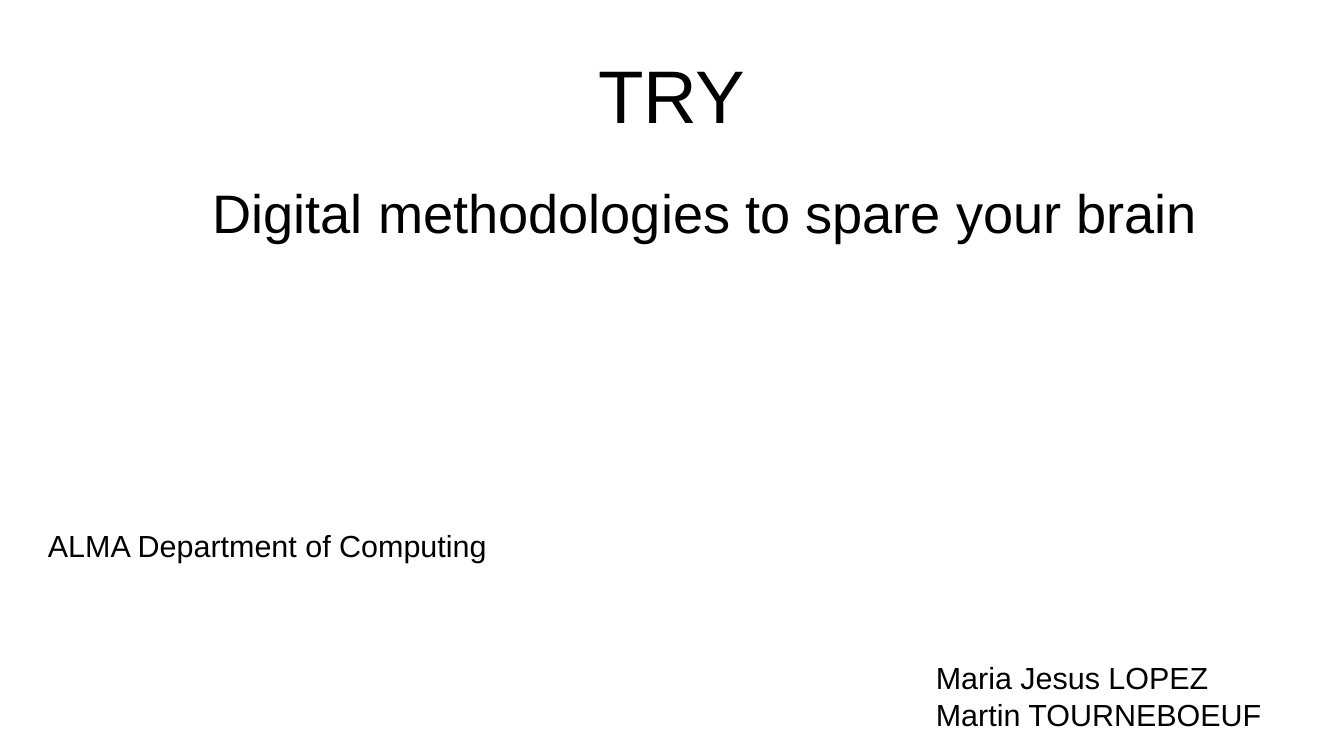
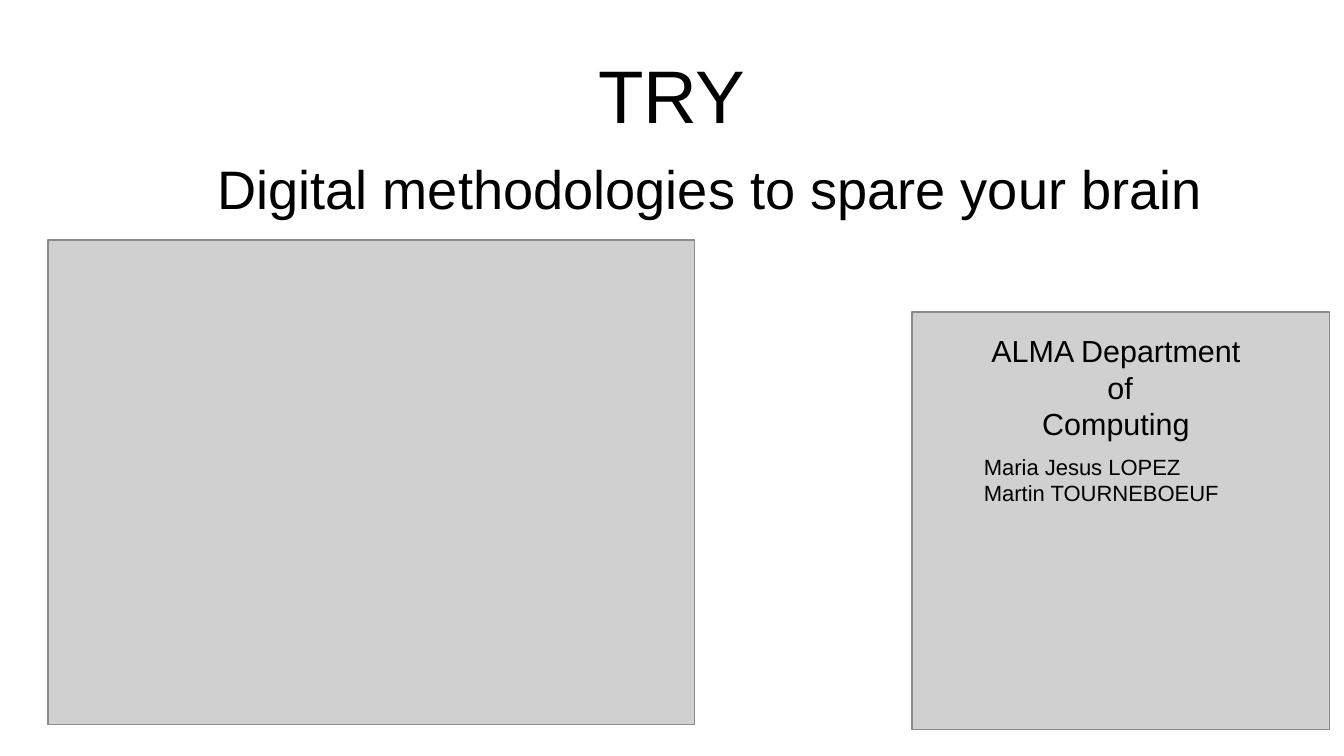
Before and after one commit to tinmarino/try, a slide deck: slide 1 of res/1_intro.odp. Drawn at 1344x756 pixels with LibreOffice and Linux fonts; fonts in the diff are those of the drawing; grey boxes stand for pictures. Boxes give left, top, right and bottom in pixels: in the first picture for what was removed or moved away, otherwise in the second. Text is boxed around its words. In the diff, an @@ line names an element or a change of style, - is before the commit and + after.

```diff
--- a/res/1_intro.odp
+++ b/res/1_intro.odp
@@ subtitle "Digital methodologies to spare your ...": place and size @@
-subtitle "Digital methodologies to spare your ..." at (213,193,1196,242)
+subtitle "Digital methodologies to spare your ..." at (217,169,1201,218)
@@ picture added at (48,240,695,726) @@
@@ picture added at (912,312,1331,731) @@
@@ text at (991,341,1240,441): text changed @@
-ALMA Department of Computing
+ALMA Department
+of
+Computing
@@ text "Maria Jesus LOPEZ Martin TOURNEBOEUF": place and size @@
-text "Maria Jesus LOPEZ Martin TOURNEBOEUF" at (936,667,1261,727)
+text "Maria Jesus LOPEZ Martin TOURNEBOEUF" at (984,459,1219,501)
@@ text "Maria Jesus LOPEZ Martin TOURNEBOEUF" at (984,459,1219,501): size 18 to 13 pt @@
```
Also in this commit, not shown: 6 other files.
